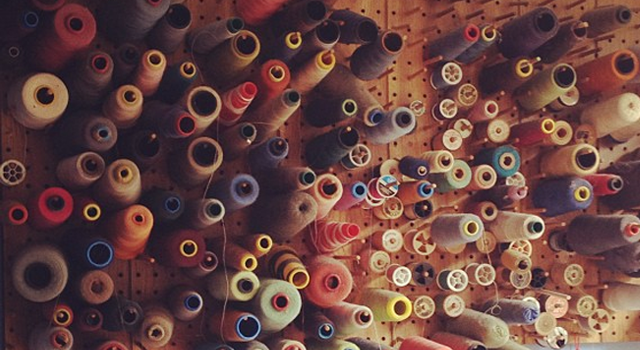
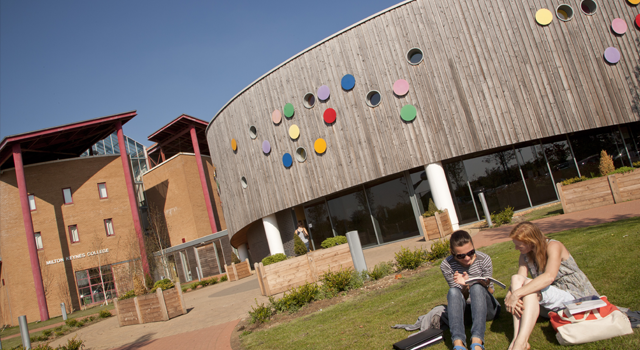
Two versions of the same layered image (640x350). Layer-by-layer changes:
added layer "milton-keynes-college" above "at-mine" over <box>0,0,640,350</box>
